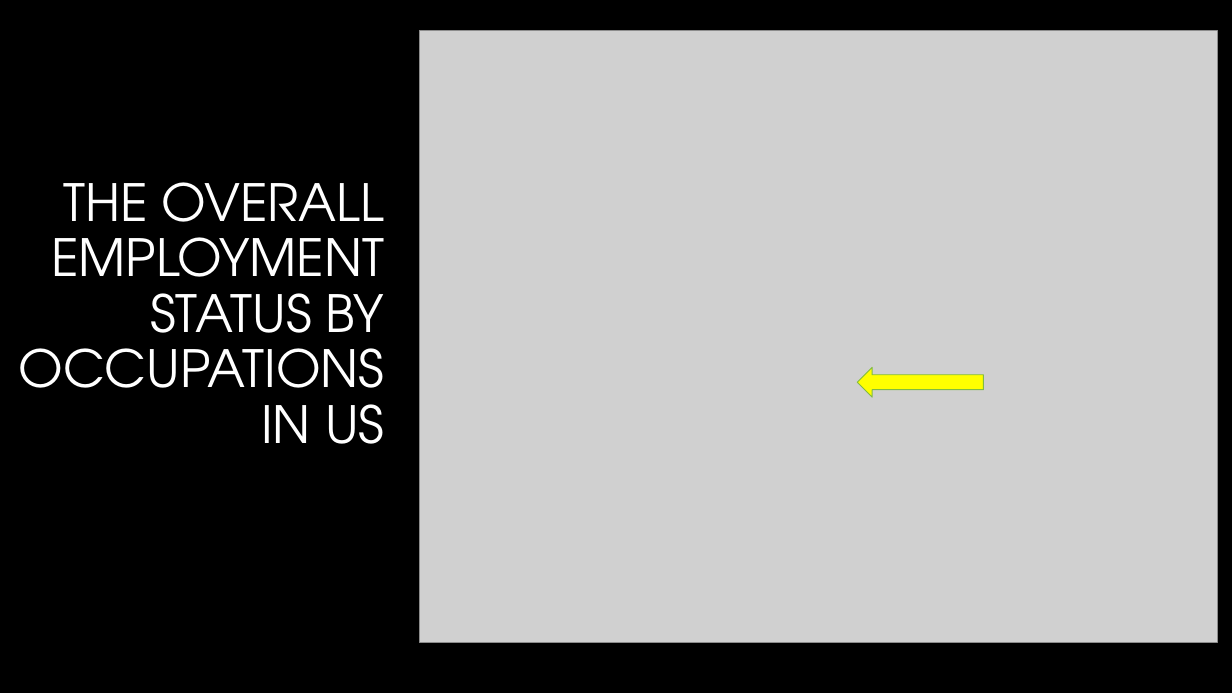
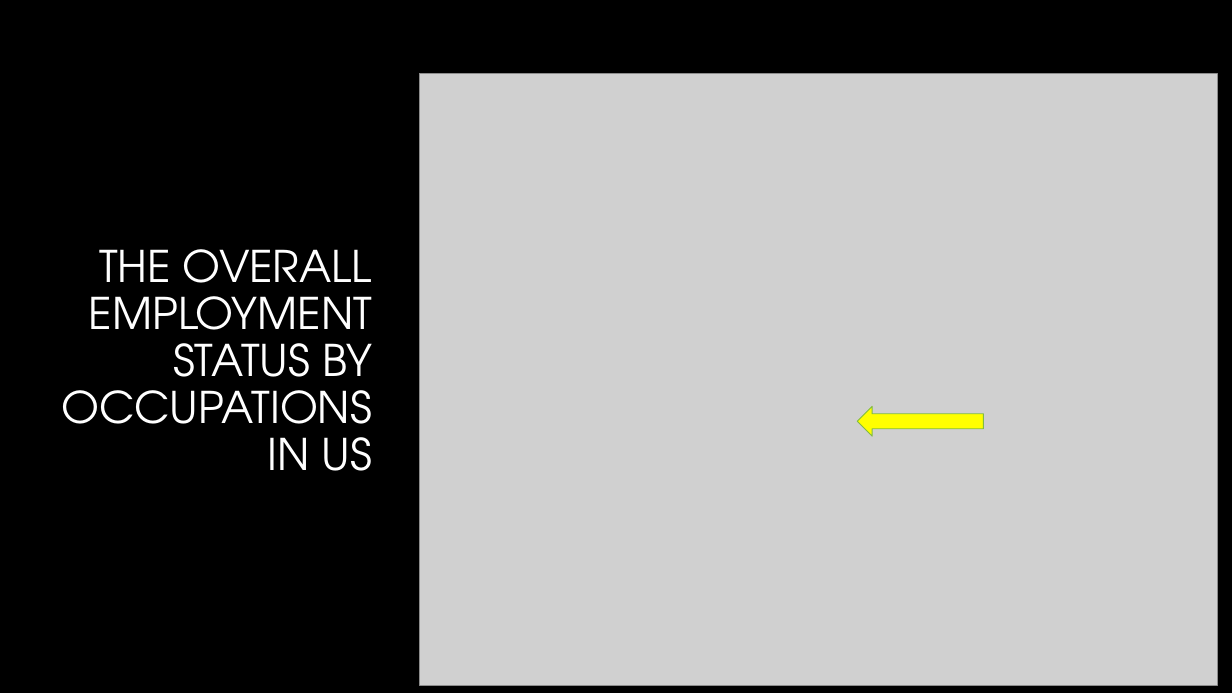
Before and after one commit to WCW789/Project1, a slide deck: slide 9 of Group_5_Presentation.pptx (slide 8 before the commit). Drawn at 1232x693 pixels with LibreOffice and Linux fonts; fonts in the diff are those of the drawing; grey boxes stand for pictures; background and template pictures are left out. Boxes give left, top, right and bottom in pixels: in the first picture for what was removed or moved away, otherwise in the second. Text is boxed around its words. In the diff, an @@ line names an element or a change of style, - is before the commit and + after.

```diff
--- a/Group_5_Presentation.pptx
+++ b/Group_5_Presentation.pptx
@@ picture: place and size @@
-picture at <box>420,30,1217,642</box>
+picture at <box>420,74,1217,686</box>
@@ title "THE OVERALL EMPLOYMENT STATUS BY ...": place and size @@
-title "THE OVERALL EMPLOYMENT STATUS BY ..." at <box>19,182,385,444</box>
+title "THE OVERALL EMPLOYMENT STATUS BY ..." at <box>61,249,372,471</box>
@@ title "THE OVERALL EMPLOYMENT STATUS BY ..." at <box>61,249,372,471</box>: size 40 to 34 pt @@
@@ left arrow: place and size @@
-left arrow at <box>858,367,984,396</box>
+left arrow at <box>858,407,984,436</box>
```
Also in this commit, not shown: 9 other slides changed, 1 slide added, 1 other file.
